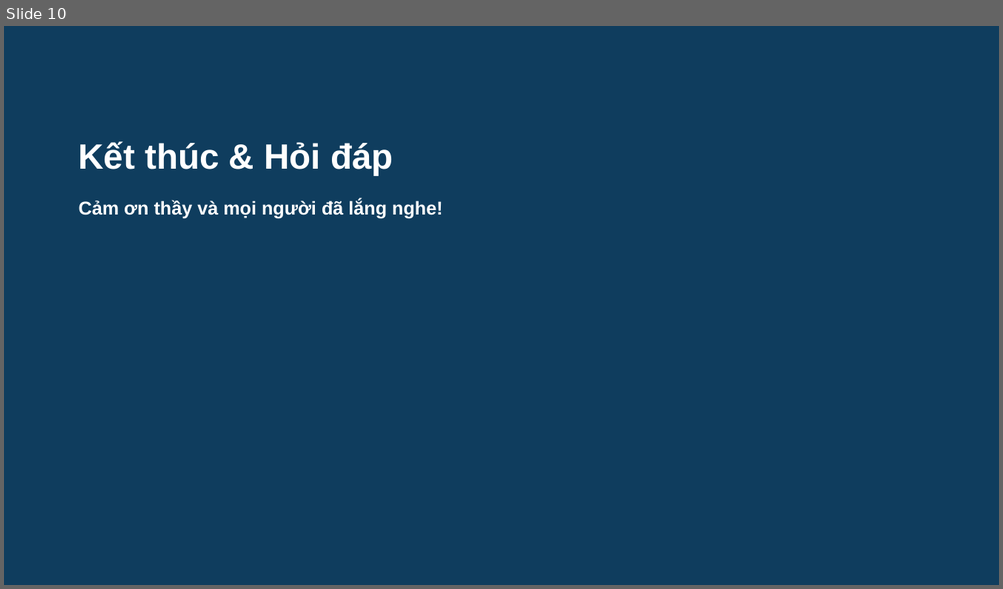
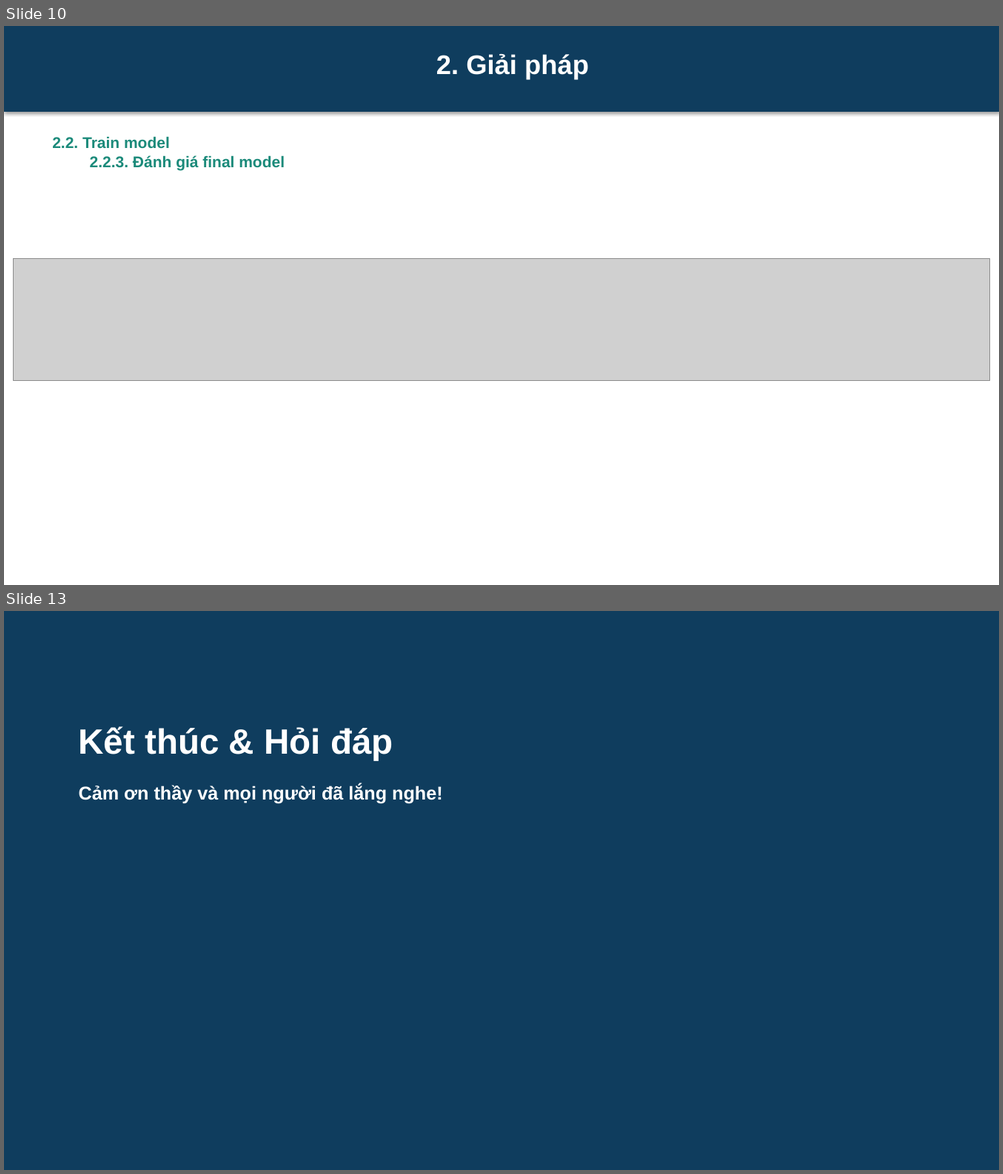
Before and after one commit to DongTrieu0310/AI_HealthCareAssitant, a slide deck: docs/Slide.pptx. Shown one above the other, each under a label of ours: slide 10 before the commit, slides 10 and 13 after it; the slides between them are not shown. The pictures are 1003x589 and 1003x1174 pixels, drawn with LibreOffice and Linux fonts; fonts in the diff are those of the drawing; grey boxes stand for pictures. Boxes give left, top, right and bottom in pixels: in the first picture for what was removed or moved away, otherwise in the second. Text is boxed around its words. In the diff, an @@ line names an element or a change of style, - is before the commit and + after.

```diff
--- a/docs/Slide.pptx
+++ b/docs/Slide.pptx
@@ slide 10 added at [4,26,999,585], background #FFFFFF @@
@@ rectangle added at [4,26,999,112], fill #0F3D5E, 26 pt, text #FFFFFF, bold @@
+2. Giải pháp
@@ text added at [52,136,284,170], 15 pt, text #1B8A7A, bold @@
+2.2. Train model
+2.2.3. Đánh giá final model
@@ picture added at [13,259,989,381] @@
@@ what was slide 10 is now slide 13 @@
```
Also in this commit, not shown: 6 slides changed, 5 other slides added, 3 slides removed, 3 other files.
